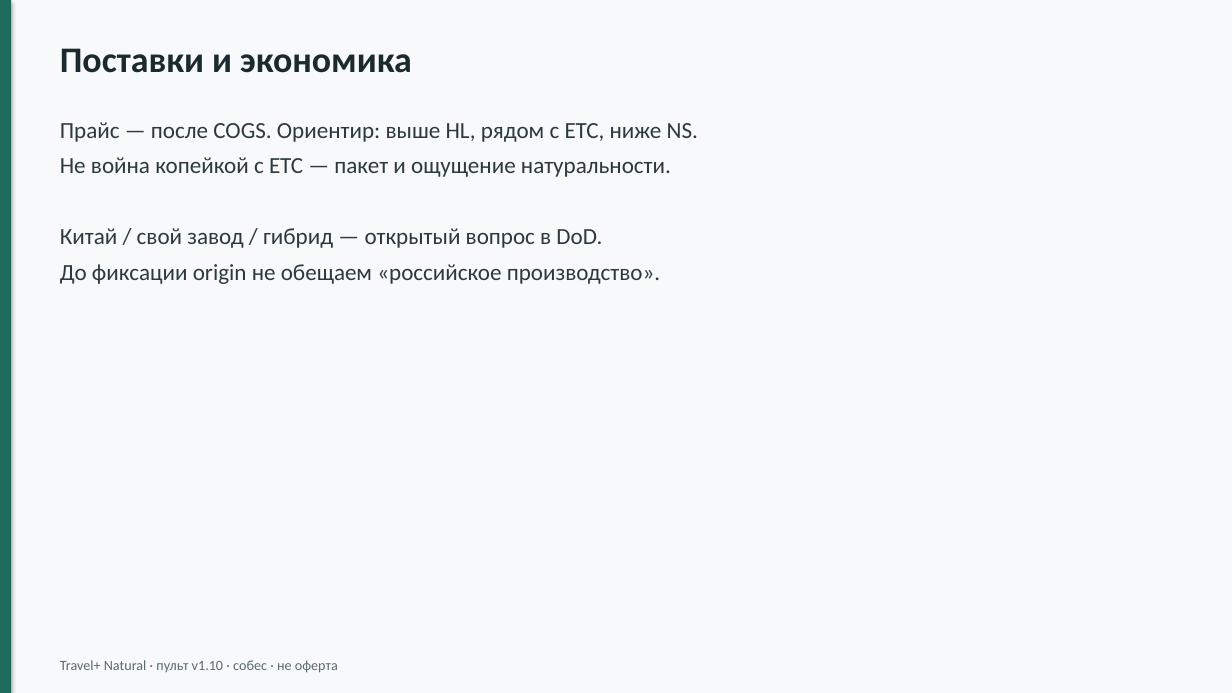
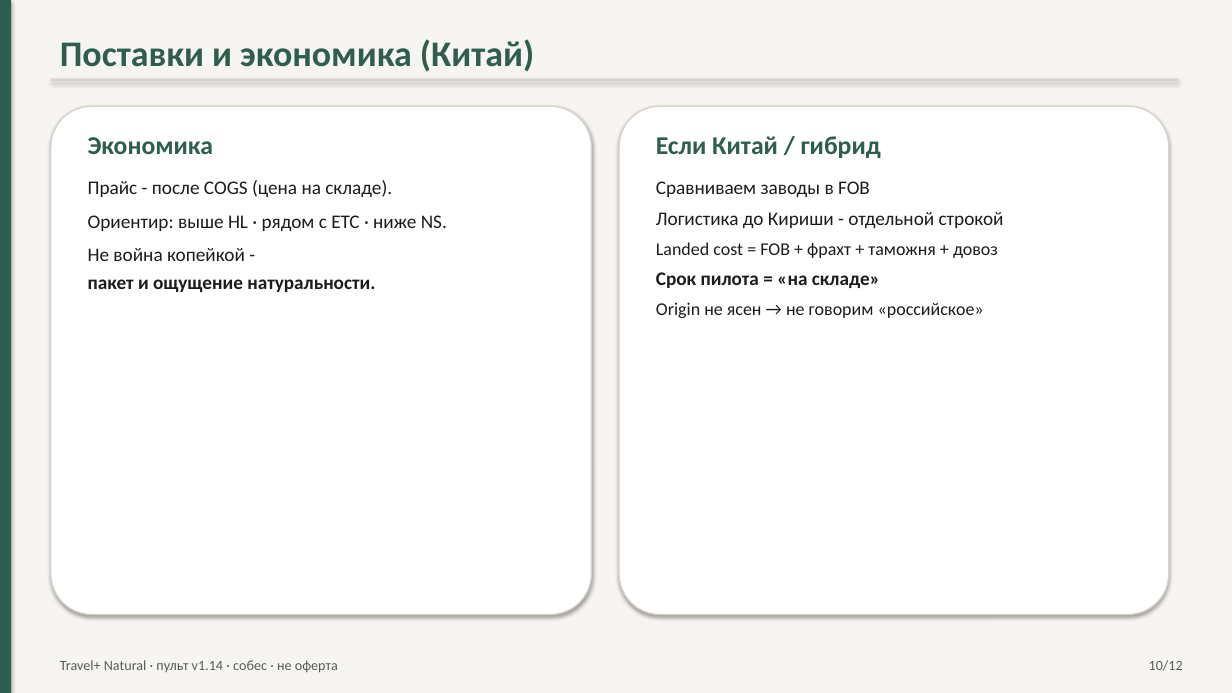
Before and after one commit to pagasbot-coder/Banya-Digital, a slide deck: slide 10 of knowledge-base/presentation-travelplus-interview.pptx. Drawn at 1232x693 pixels with LibreOffice and Linux fonts; fonts in the diff are those of the drawing. Boxes give left, top, right and bottom in pixels: in the first picture for what was removed or moved away, otherwise in the second. Text is boxed around its words. In the diff, an @@ line names an element or a change of style, - is before the commit and + after.

```diff
--- a/knowledge-base/presentation-travelplus-interview.pptx
+++ b/knowledge-base/presentation-travelplus-interview.pptx
@@ rectangle at (x1=0, y1=0, x2=1232, y2=693): fill #F7F9FB to #F7F5F2 @@
@@ rectangle at (x1=0, y1=0, x2=11, y2=693): fill #1F6B5C to #2F5D50 @@
@@ text at (x1=60, y1=39, x2=534, y2=71): text changed; text colour #1A2A2E to #2F5D50 @@
-Поставки и экономика
+Поставки и экономика (Китай)
@@ rectangle added at (x1=51, y1=79, x2=1178, y2=81), fill #D8D2C8 @@
@@ rounded rectangle added at (x1=51, y1=106, x2=592, y2=615), fill #FFFFFF, outline #D8D2C8 1 pt @@
@@ rounded rectangle added at (x1=619, y1=106, x2=1169, y2=615), fill #FFFFFF, outline #D8D2C8 1 pt @@
@@ text at (x1=88, y1=137, x2=447, y2=292): text changed; size 18 to 15 pt; text colour #2C3A3F to #1C1C1C @@
-Прайс — после COGS. Ориентир: выше HL, рядом с ЕТС, ниже NS.
-Не война копейкой с ЕТС — пакет и ощущение натуральности.
-Китай / свой завод / гибрид — открытый вопрос в DoD.
-До фиксации origin не обещаем «российское производство».
+Экономика
+Прайс - после COGS (цена на складе).
+Ориентир: выше HL · рядом с ЕТС · ниже NS.
+Не война копейкой -
+пакет и ощущение натуральности.
@@ text added at (x1=656, y1=136, x2=1004, y2=318), 15 pt, text #1C1C1C @@
+Если Китай / гибрид
+Сравниваем заводы в FOB
+Логистика до Кириши - отдельной строкой
+Landed cost = FOB + фрахт + таможня + довоз
+Срок пилота = «на складе»
+Origin не ясен → не говорим «российское»
@@ text at (x1=60, y1=660, x2=338, y2=673): text changed; text colour #5A6A70 to #5A5A5A @@
-Travel+ Natural · пульт v1.10 · собес · не оферта
+Travel+ Natural · пульт v1.14 · собес · не оферта
@@ text added at (x1=1149, y1=660, x2=1183, y2=671), 11 pt, text #5A5A5A @@
+10/12
```
Also in this commit, not shown: 10 other slides changed, 1 slide added, 12 other files.
